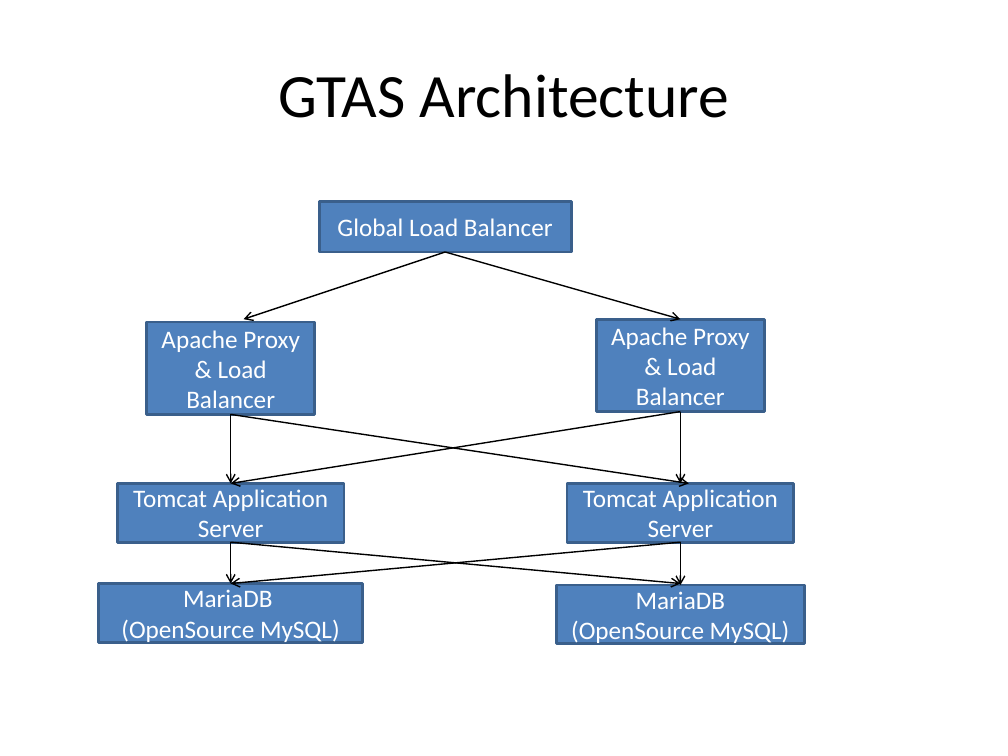
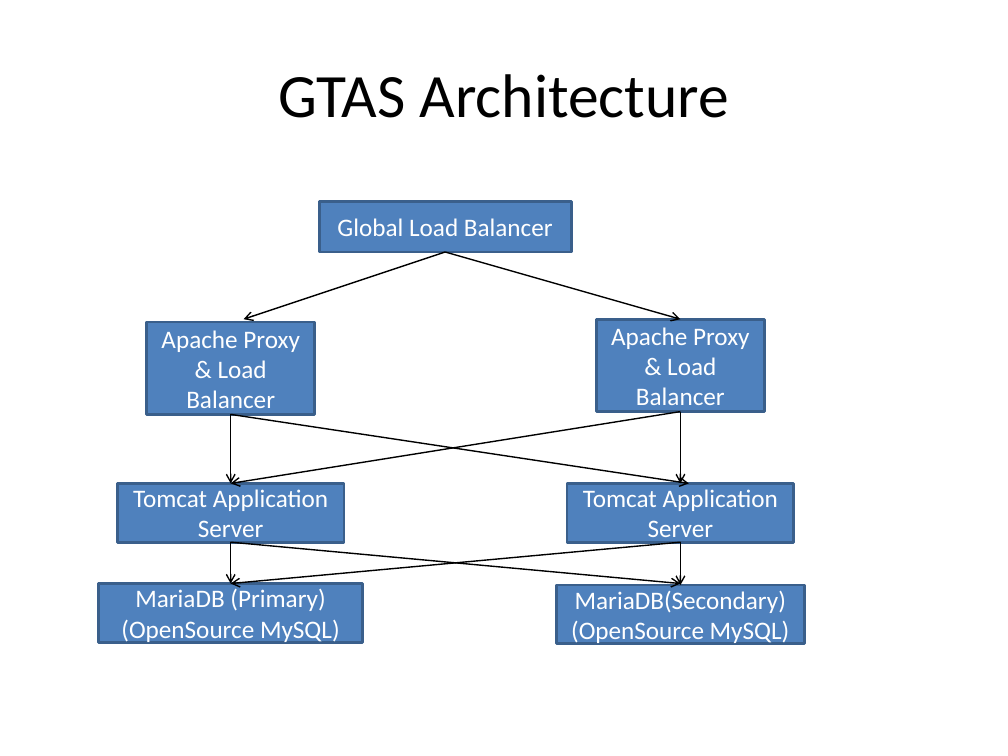
Before and after one commit to seamustuohy/GTAS, a slide deck: slide 3 of doc/GTAS Architecture & Design.pptx. Drawn at 1008x756 pixels with LibreOffice and Linux fonts; fonts in the diff are those of the drawing. Boxes give left, top, right and bottom in pixels: in the first picture for what was removed or moved away, otherwise in the second. Text is boxed around its words. In the diff, an @@ line names an element or a change of style, - is before the commit and + after.

```diff
--- a/doc/GTAS Architecture & Design.pptx
+++ b/doc/GTAS Architecture & Design.pptx
@@ text in rectangle at (x1=135, y1=587, x2=325, y2=611): text changed @@
-MariaDB
+MariaDB (Primary)
@@ text in rectangle at (x1=575, y1=591, x2=786, y2=613): text changed @@
-MariaDB
+MariaDB(Secondary)
```
Also in this commit, not shown: 1 other slide changed, 4 slides added.
